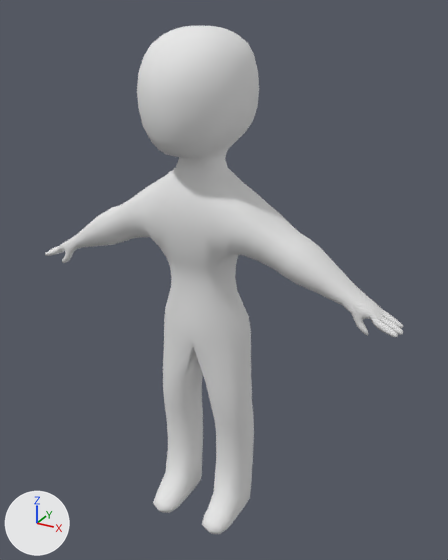
An edit to the Blender file GDC GJ Jam/Assets/Models/riggedsamplecharacter1.blend, drawn before and after from the same camera.
One viewpoint serves both versions: a 50 mm lens placed at (6.55, -10.97, 11.97), pointed at (0.35, 0.3, 6.33). Every picture has the same lights, and +X, +Y and +Z are marked at lower left. Both versions are drawn at frame 0 of the action 'rigAction'; the numbers are the values there.
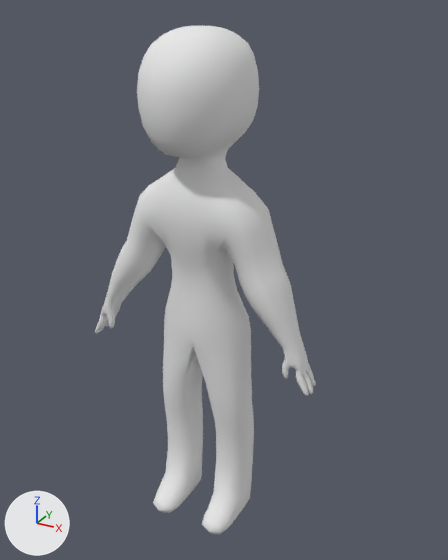
Changed parts and their boxes (x1, y1, x2, y2) in the pictures (448 x 560 px):
'Cube', posed (38% narrower): before (45, 26, 403, 534); after (95, 26, 316, 534)

The edits, one by one:
Bone 'hand.ik.R' (bone_hand_ik_r) moves from (0.0, 0.0, 0.0) to (0.246, -0.067, -0.215).
Bone 'hand.ik.R' (bone_hand_ik_r) turns from (0, 0, 0) to (38, 2, 1) degrees about its own x, y and z.
Bone 'hand.ik.L' (bone_hand_ik_l) moves from (0.0, 0.0, 0.0) to (-0.243, -0.004, -0.258).
Bone 'hand.ik.L' (bone_hand_ik_l) turns from (0, 0, 0) to (38, -2, -1) degrees about its own x, y and z.
